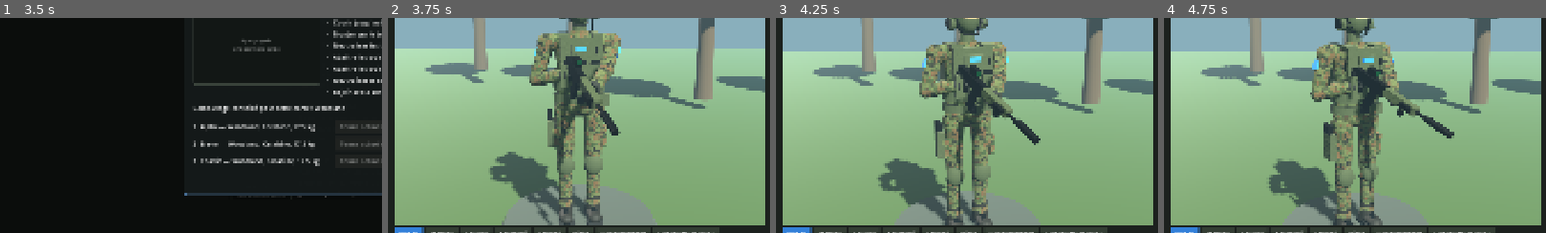
Above: before the commit, frames 1-4 (left to right).
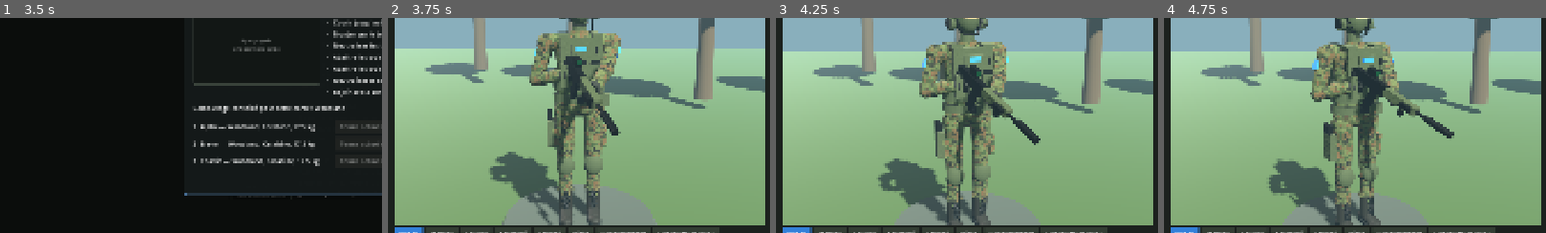
Above: after the commit, the same moments.

Repository: HackTechDev/Commando
Game: Godot game, scene res://scenes/ui/main_menu.tscn
Two runs of this game, one before a commit and one after it. Both use one fixed random seed, a clock stepped at 60 frames per second and the inputs below.
Inputs:
- Up to frame 1 (3.5 s): click "Jouer" at 0.5 s; click "Jouer" at 1.25 s; click "Opérateurs" at 2 s; click "Toute l'équipe en Woodland" at 2.75 s
- Up to frame 2 (3.75 s): click "Modifier la tenue…" at 3.5 s
- Up to frame 3 (4.25 s): no input
- Up to frame 4 (4.75 s): click "Modifier la tenue…" at 4.25 s
The pictures show only the part of the screen within x 0-50%, y 35-85%; the shares and areas given below are measured in that part.

Frame 1 is identical in both runs. In frame 2, 0.6% of the frame differs, in the area x 44-57%, y 77-97%; in frame 3, 0.6%, in the area x 41-57%, y 80-97%; in frame 4, 0.6%.

Commit message:
Rangers refaits, pied arrière replié à genou
La tige est portée par la jambe (`knee`) et suit le tibia : à genou, elle
ne sort plus de la jambe en équerre. Nouvelle botte (`_build_boot`) :
tige haute à col rembourré, laçage croisé et crochets, pantalon bouffant,
rotule de cheville, talon arrondi, cou-de-pied incliné, bout renforcé,
semelle crantée au bout arrondi ; chaussure basse pour le civil.

Un genou à terre : le tibia arrière remonte vers la cheville
(`KNEEL_REAR_KNEE`) et le pied se dresse sur la pointe, orteils repliés
(`_tuck_rear_foot`, `KNEEL_REAR_FOOT`).

Vérifié par rendus hors écran (debout, à genou, couché, civil) ; suite
de tests non lancée (consigne de la session).

Co-Authored-By: Claude Opus 5.5 <noreply@anthropic.com>

Diff:
--- a/scripts/units/soldier_model.gd
+++ b/scripts/units/soldier_model.gd
@@ -481,9 +481,17 @@
 const UPPER_ARM_LENGTH := 0.29
 const FOREARM_LENGTH := 0.29
 const SHIN_LENGTH := 0.40
+## Hauteur de la tige des rangers, et dessous de la semelle sous la cheville.
+const BOOT_SHAFT := 0.17
+const BOOT_SOLE := -0.08
 ## Débattement de la cheville (rad) : négatif = pointe vers le bas.
 const ANKLE_MIN := -0.9
 const ANKLE_MAX := 1.0
+## Un genou à terre : flexion du genou arrière (le tibia remonte vers la
+## cheville) et inclinaison du pied arrière par rapport au bassin (pointe en
+## bas, un peu vers l'avant).
+const KNEEL_REAR_KNEE := -1.8
+const KNEEL_REAR_FOOT := -1.22
 const IRIS_REST := Vector3(0.036, 0.192, -0.098)
 ## Échelle verticale de la paupière, œil ouvert (1 : fermé).
 const LID_OPEN := 0.08
@@ -1242,7 +1250,9 @@
 			var crouch_knee := Vector2(-1.9 - maxf(-c, 0.0) * half * 1.6, -1.9 - maxf(c, 0.0) * half * 1.6)
 			hips_y = lerpf(0.56 + absf(s) * 0.02 * moving, 0.52, k)
 			thigh = crouch_thigh.lerp(Vector2(1.45, -0.1), k)
-			knee = crouch_knee.lerp(Vector2(-1.45, -1.47), k)
+			# Genou arrière au sol, tibia remontant vers la cheville (orteils
+			# repliés, pointe au sol : `_tuck_rear_foot`).
+			knee = crouch_knee.lerp(Vector2(-1.45, KNEEL_REAR_KNEE), k)
 			lean = lerpf(-0.4, -0.12, k)
 			head_pitch = lerpf(0.3, 0.12, k)
 		Posture.PRONE:
@@ -1475,6 +1485,7 @@
 		_ankle_r.rotation.x = lerpf(_ankle_r.rotation.x, ANKLE_MIN, blend)
 	else:
 		_level_feet()
+		_tuck_rear_foot()
 		if not kick.is_empty():
 			_ankle_r.rotation.x = sample_keys(kick["ankle"], punch_t)
 	# Respiration au repos, balancement en marche, choc des impacts.
@@ -2125,6 +2136,15 @@
 	_ankle_r.rotation.x = clampf(-(_leg_r.rotation.x + _knee_r.rotation.x), ANKLE_MIN, ANKLE_MAX)
 
 
+## Un genou à terre : le pied arrière se dresse sur la pointe, orteils
+## repliés sous lui, semelle tournée vers l'arrière (`KNEEL_REAR_FOOT`).
+func _tuck_rear_foot() -> void:
+	if _kneel <= 0.0 or posture != Posture.CROUCHED:
+		return
+	var tucked := KNEEL_REAR_FOOT - (_leg_r.rotation.x + _knee_r.rotation.x)
+	_ankle_r.rotation.x = lerpf(_ankle_r.rotation.x, tucked, smoothstep(0.0, 1.0, _kneel))
+
+
 ## Interpole les bras entre les poses d'une piste (instant, `ArmPose`).
 func _apply_arm_keys(keys: Array[float], t: float) -> void:
 	var count := keys.size() / 2
@@ -2162,19 +2182,12 @@
 		# Jambe et mollet, bas du pantalon bouffant sur la botte.
 		_tapered(knee, 0.062, 0.05, 0.34, Vector3(0.0, -0.18, 0.0), _m_pants).scale.z = 1.08
 		_ellipsoid(knee, 0.056, Vector3(0.95, 1.7, 0.9), Vector3(0.0, -0.13, 0.016), _m_pants)
-		_tapered(knee, 0.056, 0.064, 0.05, Vector3(0.0, -0.335, 0.0), _m_pants)
 		if _wears(&"knee_pads"):
 			var pad := _ellipsoid(knee, 0.072, Vector3(1.0, 1.15, 0.55), Vector3(0.0, -0.02, -0.05), _m_gear)
 			pad.name = "KneePad"
 			_tapered(knee, 0.066, 0.066, 0.016, Vector3(0.0, -0.07, 0.0), _m_weapon)
-		# Botte : tige, empeigne arrondie, lacets, semelle crantée.
 		var ankle := _pivot(knee, Vector3(0.0, -SHIN_LENGTH, 0.0), "Ankle")
-		_tapered(ankle, 0.058, 0.064, 0.15, Vector3(0.0, 0.035, 0.002), _m_boot)
-		var foot := _capsule(ankle, 0.056, 0.27, Vector3(0.0, -0.026, -0.05), _m_boot)
-		foot.rotation.x = PI / 2.0
-		foot.scale = Vector3(1.0, 1.0, 0.72)
-		_box(ankle, Vector3(0.04, 0.008, 0.11), Vector3(0.0, 0.016, -0.085), _m_weapon).rotation.x = -0.25
-		_box(ankle, Vector3(0.118, 0.026, 0.285), Vector3(0.0, -0.067, -0.05), _m_sole)
+		_build_boot(knee, ankle)
 		if side < 0.0:
 			_leg_l = leg
 			_knee_l = knee
@@ -2184,6 +2197,58 @@
 			_knee_r = knee
 			_ankle_r = ankle
 			_build_sidearm(leg)
+
+
+## Ranger (chaussure basse pour un civil). La tige est portée par la jambe
+## (`knee`) : elle suit le tibia quelle que soit la flexion de la cheville ;
+## le pied (`ankle`, pointe vers -Z, semelle à y = -0.08) : talon arrondi,
+## cou-de-pied incliné, bout renforcé, semelle crantée au bout arrondi.
+func _build_boot(knee: Node3D, ankle: Node3D) -> void:
+	var top := -SHIN_LENGTH + BOOT_SHAFT
+	if civilian:
+		# Bas de pantalon droit sur une chaussure de ville.
+		_tapered(knee, 0.052, 0.06, 0.07, Vector3(0.0, -SHIN_LENGTH + 0.07, 0.0), _m_pants)
+	else:
+		# Tige : du coup-de-pied au haut du mollet, col rembourré.
+		_tapered(knee, 0.06, 0.057, BOOT_SHAFT, Vector3(0.0, -SHIN_LENGTH + BOOT_SHAFT * 0.5, 0.004), _m_boot)
+		_tapered(knee, 0.064, 0.062, 0.022, Vector3(0.0, top - 0.004, 0.004), _m_boot)
+		# Languette et laçage croisé sur le devant, crochets sur les côtés.
+		_box(knee, Vector3(0.036, BOOT_SHAFT - 0.02, 0.008), Vector3(0.0, -SHIN_LENGTH + BOOT_SHAFT * 0.5 + 0.01, -0.058), _m_sole)
+		for i in 4:
+			var y := -SHIN_LENGTH + 0.04 + i * 0.034
+			for slant: float in [-0.55, 0.55]:
+				_box(knee, Vector3(0.05, 0.006, 0.005), Vector3(0.0, y, -0.064), _m_weapon).rotation.z = slant
+			for x: float in [-0.026, 0.026]:
+				_sphere(knee, 0.0065, Vector3(x, y + 0.012, -0.056), _m_weapon)
+		# Pantalon bouffant rentré dans la tige.
+		_tapered(knee, 0.054, 0.068, 0.045, Vector3(0.0, top + 0.012, 0.004), _m_pants)
+	# Cheville : comble la pliure entre la tige et le pied.
+	_sphere(ankle, 0.058, Vector3(0.0, 0.0, 0.004), _m_boot)
+	# Talon, cou-de-pied incliné vers la pointe, bout arrondi.
+	_ellipsoid(ankle, 0.055, Vector3(0.96, 0.95, 0.95), Vector3(0.0, -0.028, 0.036), _m_boot)
+	var instep := _capsule(ankle, 0.05, 0.19, Vector3(0.0, -0.03, -0.06), _m_boot)
+	instep.rotation.x = PI / 2.0 - 0.32
+	instep.scale = Vector3(1.0, 1.0, 0.85)
+	_ellipsoid(ankle, 0.051, Vector3(1.0, 0.72, 1.25), Vector3(0.0, -0.045, -0.128), _m_boot)
+	if not civilian:
+		# Bout renforcé (pare-pierres) et laçage du cou-de-pied.
+		_ellipsoid(ankle, 0.052, Vector3(1.02, 0.42, 1.18), Vector3(0.0, -0.058, -0.134), _m_sole)
+		for i in 2:
+			var z := -0.04 - i * 0.032
+			var lace := _box(ankle, Vector3(0.042, 0.005, 0.006), Vector3(0.0, 0.006 - i * 0.012, z - 0.012), _m_weapon)
+			lace.rotation = Vector3(-0.32, 0.5 if i % 2 == 0 else -0.5, 0.0)
+	# Semelle : plus large au talon, bout arrondi, crans dessous.
+	var sole := 0.024 if civilian else 0.03
+	var sole_y := BOOT_SOLE + sole * 0.5
+	_box(ankle, Vector3(0.106, sole, 0.17), Vector3(0.0, sole_y, -0.045), _m_sole)
+	_cylinder(ankle, 0.053, sole, Vector3(0.0, sole_y, -0.13), _m_sole)
+	# Talon : arrondi derrière, un peu plus épais.
+	var heel := sole + 0.008
+	_cylinder(ankle, 0.05, heel, Vector3(0.0, BOOT_SOLE + heel * 0.5, 0.04), _m_sole)
+	if not civilian:
+		# Crans sous la semelle (visibles quand le pied se dresse).
+		for i in 6:
+			_box(ankle, Vector3(0.096, 0.006, 0.012), Vector3(0.0, BOOT_SOLE - 0.002, -0.15 + i * 0.036), _m_weapon)
 
 
 func _build_torso() -> void:
Not shown, changed: CHANGELOG.md
